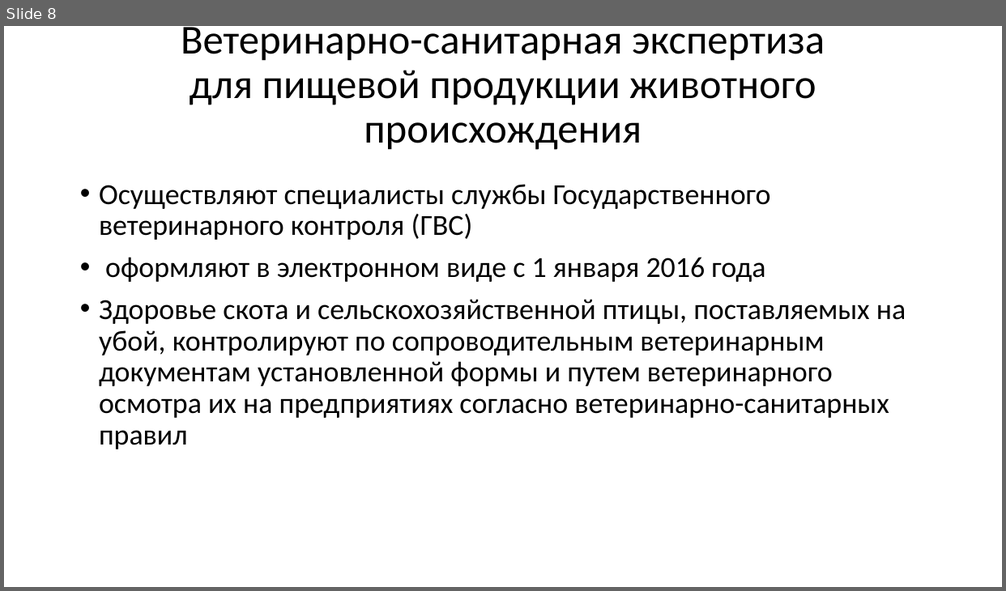
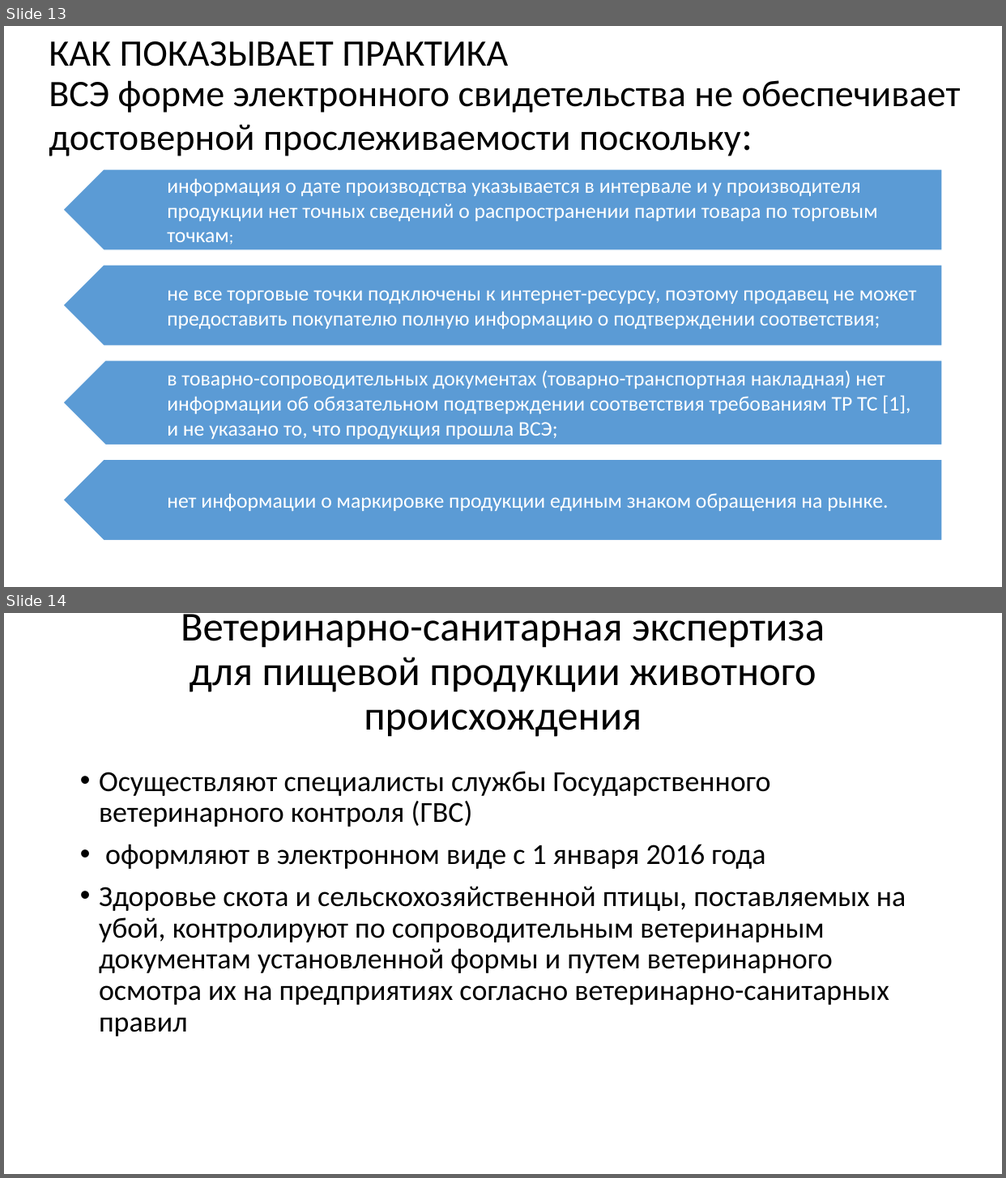
Before and after one commit to im7mortal/disser, a slide deck: Презентация.pptx. Shown one above the other, each under a label of ours: slide 8 before the commit, slides 13 and 14 after it. The pictures are 1006x591 and 1006x1178 pixels, drawn with LibreOffice and Linux fonts; fonts in the diff are those of the drawing. Boxes give left, top, right and bottom in pixels: in the first picture for what was removed or moved away, otherwise in the second. Text is boxed around its words. In the diff, an @@ line names an element or a change of style, - is before the commit and + after.

```diff
--- a/Презентация.pptx
+++ b/Презентация.pptx
@@ slide 13 added at [4,26,1002,587], background #FFFFFF @@
@@ title added at [49,41,961,156], 36 pt, text #000000 @@
+КАК ПОКАЗЫВАЕТ ПРАКТИКА
+ВСЭ форме электронного свидетельства не обеспечивает достоверной прослеживаемости поскольку:
@@ pentagon arrow added at [63,169,943,250], fill #5B9BD5, outline #FFFFFF 1 pt @@
@@ text added at [167,178,878,242], 20 pt, text #FFFFFF @@
+информация о дате производства указывается в интервале и у производителя продукции нет точных сведений о распространении партии товара по торговым точкам;
@@ pentagon arrow added at [63,265,943,346], fill #5B9BD5, outline #FFFFFF 1 pt @@
@@ text added at [167,290,917,329], 20 pt, text #FFFFFF @@
+не все торговые точки подключены к интернет-ресурсу, поэтому продавец не может предоставить покупателю полную информацию о подтверждении соответствия;
@@ pentagon arrow added at [63,361,943,446], fill #5B9BD5, outline #FFFFFF 1 pt @@
@@ text added at [167,370,910,439], 20 pt, text #FFFFFF @@
+в товарно-сопроводительных документах (товарно-транспортная накладная) нет информации об обязательном подтверждении соответствия требованиям ТР ТС [1], и не указано то, что продукция прошла ВСЭ;
@@ pentagon arrow added at [63,459,943,540], fill #5B9BD5, outline #FFFFFF 1 pt @@
@@ text added at [167,493,888,511], 20 pt, text #FFFFFF @@
+нет информации о маркировке продукции единым знаком обращения на рынке.
@@ what was slide 8 is now slide 14 @@
```
Also in this commit, not shown: 6 other slides added, 1 other file.
